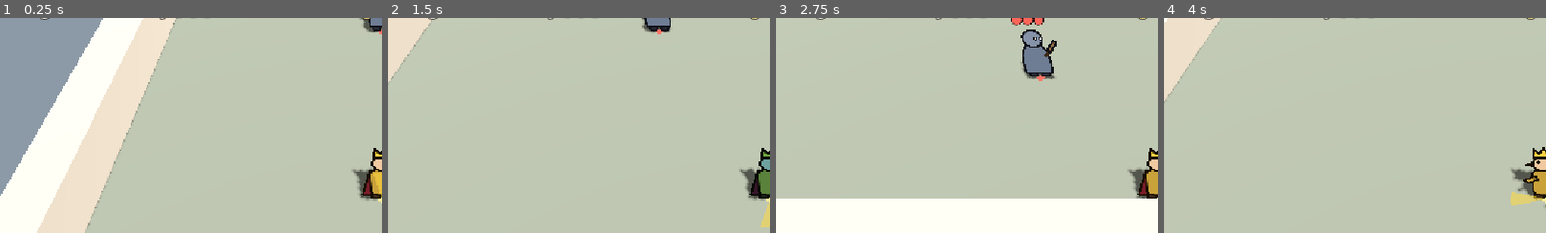
Above: before the commit, frames 1-4 (left to right).
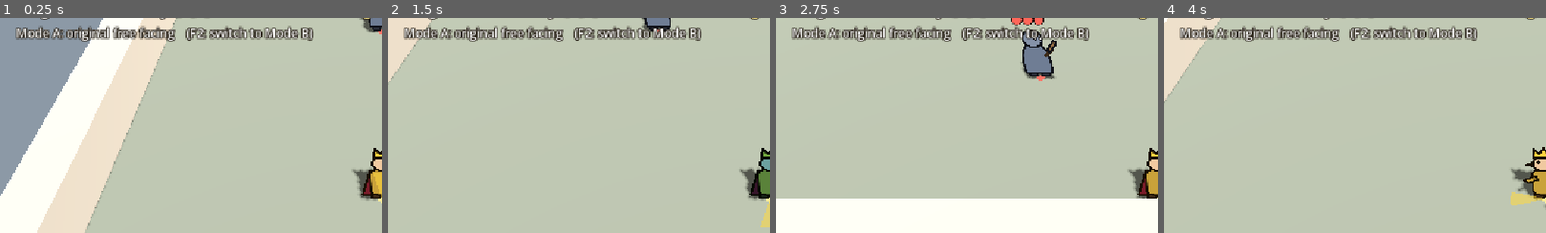
Above: after the commit, the same moments.

Repository: quonkelley/gold-king
Game: Godot game, scene res://game/prototypes/p007_combat_foundation.tscn
The game is run twice, just before and just after one commit, with the same random seed, the same clock (stepped at 60 frames per second) and the same inputs. This scene is started directly instead of the project's main scene.
Inputs (mouse positions are % of the whole screen's width and height, from its top left):
- Up to frame 1 (0.25 s): no input
- Up to frame 2 (1.5 s): tap Enter (ui_accept) at 0.5, 0.77, 1.07 s; move the mouse to (72, 45) at 0.52 s; hold D (move_right) 0.53-1.28 s; tap J (attack) at 0.6 s; click (72, 45) at 0.67 s; tap Shift (dodge) at 0.8, 1.35 s; move the mouse to (30, 55) at 1.27 s; hold S (move_down) from 1.28 s (still down)
- Up to frame 3 (2.75 s): tap Enter (ui_accept) at 1.52, 1.82 s; tap E (interact) at 1.55 s; move the mouse to (60, 28) at 2.02 s; release S (move_down) at 2.03 s; hold D (move_right) from 2.03 s (still down); hold E (interact) from 2.03 s (still down); tap Tab (target_focus) at 2.3 s
- Up to frame 4 (4 s): move the mouse to (45, 70) at 2.77 s; release D (move_right) at 2.78 s; release E (interact) at 2.78 s; hold W (move_up) 2.78-3.53 s; tap Tab (target_focus) at 2.85 s; click (45, 70) at 2.92 s; tap Enter (ui_accept) at 3.02, 3.32, 3.77, 3.8 s; tap Space (ui_select) at 3.05, 3.6 s; move the mouse to (80, 65) at 3.52 s; hold A (move_left) from 3.53 s (still down)
The pictures show only the part of the screen within x 0-50%, y 8-58%; the shares and areas given below are measured in that part.

The runs differ from the first frame. In frame 1, 3.5% of the frame differs, in the area x 4-82%, y 3-12%; in frame 2, 3.3%; in frame 3, 3.3%; in frame 4, 3.4%.

Commit message:
feat: add P007 A/B mode switch, focus marker, mode HUD, and focus comparison logging

Diff:
--- a/game/prototypes/p007_combat_foundation.gd
+++ b/game/prototypes/p007_combat_foundation.gd
@@ -5,6 +5,9 @@
 ## Owns the encounter only: health display, hit/dodge/defeat feedback, win/loss, retry, the
 ## developer diagnostics, and one printed result line per attempt for the Prototype Log.
 ## Retry reloads the scene, so health, positions, timers, and hit records always start fresh.
+## Iteration 1 A/B: Mode A is the original movement-based facing; Mode B makes the King's
+## optional target focus available (Tab / RB). F2 switches mode and restarts the attempt; the
+## mode survives Retry. The result line separates focused from unfocused activity.
 ## Every value is a P007 Prototype Assumption, not final design.
 
 const CombatKing := preload("res://game/prototypes/p007/combat_king.gd")
@@ -13,6 +16,15 @@
 ## Developer-only keys; not input-map actions.
 const DEBUG_KEY: Key = KEY_F3
 const HOLD_ENEMY_KEY: Key = KEY_F4
+## Facilitator key: switch Mode A <-> Mode B and restart the attempt.
+const MODE_KEY: Key = KEY_F2
+
+const MODE_A: String = "A"
+const MODE_B: String = "B"
+## Root-window metadata holding the chosen mode, so it survives reload_current_scene() (Retry).
+## Only P007 reads it; it is absent (Mode A) until F2 is first pressed.
+const MODE_META: StringName = &"p007_control_mode"
+const FOCUS_MARKER_HEIGHT: float = 2.35
 
 const ATTACK_PHASE_NAMES: Array[String] = ["idle", "windup", "ACTIVE", "recovery"]
 const ENEMY_STATE_NAMES: Array[String] = ["idle", "approach", "WINDUP", "STRIKE", "recovery", "defeated"]
@@ -27,6 +39,8 @@
 var hits_taken: int = 0
 ## Metres walked (not dodging), to tell standing-still play from moving play.
 var walked: float = 0.0
+## MODE_A or MODE_B for this attempt.
+var control_mode: String = MODE_A
 
 var _last_king_position: Vector3
 
@@ -36,9 +50,15 @@
 @onready var _prompt_label: Label = $HUD/PromptLabel
 @onready var _debug_label: Label = $HUD/DebugLabel
 @onready var _hit_sound: AudioStreamPlayer = $HitSound
+@onready var _mode_label: Label = $HUD/ModeLabel
+@onready var _focus_marker: Label3D = $FocusMarker
 
 
 func _ready() -> void:
+	control_mode = current_mode(get_tree())
+	# Set before the first physics tick; every attempt starts unfocused.
+	king.focus_available = control_mode == MODE_B
+	king.focus_changed.connect(_on_focus_changed)
 	_last_king_position = king.global_position
 	king.sword_hit.connect(_on_sword_hit)
 	king.damaged.connect(_on_king_damaged)
@@ -49,6 +69,17 @@
 	enemy.defeated.connect(_on_enemy_defeated)
 	_prompt_label.text = "Training encounter"
 	_update_health()
+	_update_focus_feedback()
+
+
+static func current_mode(tree: SceneTree) -> String:
+	return MODE_B if str(tree.root.get_meta(MODE_META, MODE_A)) == MODE_B else MODE_A
+
+
+## Records the other mode and restarts, so a mode never changes in the middle of an attempt.
+func switch_mode() -> void:
+	get_tree().root.set_meta(MODE_META, MODE_A if control_mode == MODE_B else MODE_B)
+	get_tree().reload_current_scene()
 
 
 func _unhandled_input(event: InputEvent) -> void:
@@ -59,7 +90,10 @@
 	var key: InputEventKey = event as InputEventKey
 	if key == null or not key.pressed or key.echo:
 		return
-	if key.physical_keycode == DEBUG_KEY:
+	if key.physical_keycode == MODE_KEY:
+		get_viewport().set_input_as_handled()
+		switch_mode()
+	elif key.physical_keycode == DEBUG_KEY:
 		_debug_label.visible = not _debug_label.visible
 	elif key.physical_keycode == HOLD_ENEMY_KEY:
 		enemy.held = not enemy.held
@@ -76,6 +110,7 @@
 
 
 func _process(_delta: float) -> void:
+	_place_focus_marker()
 	if _debug_label.visible:
 		_debug_label.text = debug_text()
 
@@ -100,7 +135,31 @@
 	_popup(king.global_position, "DODGED", Color(0.55, 0.85, 1.0))
 
 
+func _on_focus_changed(_focused: bool, _reason: String) -> void:
+	_update_focus_feedback()
+
+
+## Marker and HUD line: shown/hidden at once when focus changes, marker follows the target.
+func _update_focus_feedback() -> void:
+	_place_focus_marker()
+	if control_mode == MODE_A:
+		_mode_label.text = "Mode A: original free facing    (F2: switch to Mode B)"
+		_mode_label.modulate = Color.WHITE
+	else:
+		_mode_label.text = "Mode B: target focus Tab / RB  -  %s    (F2: switch to Mode A)" % ("FOCUS ON" if king.focused else "focus off")
+		_mode_label.modulate = Color(0.45, 1.0, 1.0) if king.focused else Color.WHITE
+
+
+func _place_focus_marker() -> void:
+	var target_ok: bool = king.focused and is_instance_valid(king.focus_target)
+	_focus_marker.visible = target_ok
+	if target_ok:
+		_focus_marker.global_position = king.focus_target.global_position + Vector3(0.0, FOCUS_MARKER_HEIGHT, 0.0)
+
+
 func _on_enemy_defeated() -> void:
+	# The King would release focus at the end of this tick; do it now so the result line counts it.
+	king.validate_focus()
 	_finish("victory", "Victory! Enemy defeated.   Retry: R / Back")
 
 
@@ -113,11 +172,27 @@
 		return
 	result = outcome
 	_prompt_label.text = prompt
-	result_line = "P007 encounter | %s | time %.2f s | King health %d/%d | enemy health %d/%d | hits dealt %d | hits taken %d | swings %d | dodges %d | confirmed dodges %d | cancels %d | enemy attacks %d started, %d completed | walked %.1f m | %s" % [
+	result_line = "P007 encounter | %s | time %.2f s | King health %d/%d | enemy health %d/%d | hits dealt %d | hits taken %d | swings %d | dodges %d | confirmed dodges %d | cancels %d | enemy attacks %d started, %d completed | walked %.1f m | %s | %s" % [
 		outcome, elapsed, king.health, king.max_health, enemy.health, enemy.max_health, hits_dealt, hits_taken,
 		king.swings, king.dodges, enemy.dodges_confirmed, king.cancels, enemy.attacks_started, enemy.attacks_completed,
-		walked, tuning_text()]
+		walked, focus_text(), tuning_text()]
 	print(result_line)
+
+
+## Iteration 1 comparison fields. "Mode B" only means focus was available; these say whether the
+## player was actually focused. Mode A always reports zero focused activity.
+func focus_text() -> String:
+	var r: Dictionary = king.focus_releases
+	return "controls %s | focused %.2f of %.2f s | focus acquired %d, released: press %d, range %d, defeat %d, invalid %d, king defeated %d | focused/unfocused: swings %d/%d, sword hits %d/%d, dodges %d/%d, damage taken %d/%d, retreat swings %d/%d, retreat hits %d/%d" % [
+		control_mode, king.focused_time, elapsed, king.focus_acquisitions,
+		r[CombatKing.FOCUS_RELEASE_PRESS], r[CombatKing.FOCUS_RELEASE_RANGE], r[CombatKing.FOCUS_RELEASE_DEFEAT],
+		r[CombatKing.FOCUS_RELEASE_INVALID], r[CombatKing.FOCUS_RELEASE_KING_DEFEATED],
+		king.swings_focused, king.swings - king.swings_focused,
+		king.sword_hits_focused, king.sword_hits - king.sword_hits_focused,
+		king.dodges_focused, king.dodges - king.dodges_focused,
+		king.hits_taken_focused, king.hits_taken - king.hits_taken_focused,
+		king.retreat_swings_focused, king.retreat_swings - king.retreat_swings_focused,
+		king.retreat_hits_focused, king.retreat_hits - king.retreat_hits_focused]
 
 
 func tuning_text() -> String:
@@ -131,6 +206,8 @@
 func debug_text() -> String:
 	var lines: PackedStringArray = PackedStringArray()
 	lines.append("[F3 diagnostics]  time %.2f s%s" % [elapsed, "   ENEMY HELD (F4)" if enemy.held else ""])
+	lines.append("Mode %s | focus %s%s" % [control_mode, "ON" if king.focused else "off",
+		" (%.2f m)" % king.ground_distance_to(enemy) if is_instance_valid(enemy) else ""])
 	lines.append("King: sword %s %.2f s | facing %d | attack dir (%.2f, %.2f)" % [
 		ATTACK_PHASE_NAMES[king.attack_phase], king.attack_elapsed, king.facing_index, king.attack_dir.x, king.attack_dir.z])
 	lines.append("      dodge %s%s %.2f s | cooldown %.2f s | health %d/%d" % [
@@ -142,6 +219,7 @@
 	var gap: Vector3 = enemy.global_position - king.global_position
 	lines.append("Distance %.2f m | swings %d hits %d | dodges %d confirmed %d cancels %d | taken %d" % [
 		Vector2(gap.x, gap.z).length(), king.swings, hits_dealt, king.dodges, enemy.dodges_confirmed, king.cancels, hits_taken])
+	lines.append(focus_text().replace(" | ", "\n"))
 	lines.append(tuning_text().replace(" | ", "\n"))
 	return "\n".join(lines)
 
--- a/game/prototypes/p007_combat_foundation.tscn
+++ b/game/prototypes/p007_combat_foundation.tscn
@@ -81,6 +81,17 @@
 stream = ExtResource("6_hit")
 volume_db = -3.0
 
+[node name="FocusMarker" type="Label3D" parent="."]
+visible = false
+pixel_size = 0.006
+billboard = 1
+no_depth_test = true
+modulate = Color(0.3, 0.95, 1, 1)
+outline_modulate = Color(0, 0.08, 0.12, 1)
+text = "▼"
+font_size = 72
+outline_size = 14
+
 [node name="HUD" type="CanvasLayer" parent="."]
 
 [node name="HealthLabel" type="Label" parent="HUD"]
@@ -125,6 +136,17 @@
 theme_override_font_sizes/font_size = 16
 text = "Move: WASD / arrows / left stick    Attack: J / Space / X(west)    Dodge: Left Shift / B(east)    Retry: R / Back    Debug: F3 / hold enemy: F4"
 
+[node name="ModeLabel" type="Label" parent="HUD"]
+offset_left = 24.0
+offset_top = 60.0
+offset_right = 824.0
+offset_bottom = 90.0
+theme_override_colors/font_color = Color(1, 1, 1, 1)
+theme_override_colors/font_outline_color = Color(0.1, 0.07, 0.03, 1)
+theme_override_constants/outline_size = 6
+theme_override_font_sizes/font_size = 18
+text = "Mode A: original free facing    (F2: switch to Mode B)"
+
 [node name="DebugLabel" type="Label" parent="HUD"]
 visible = false
 offset_left = 24.0
--- a/tests/p007_regression.gd
+++ b/tests/p007_regression.gd
@@ -144,6 +144,8 @@
 	await test_focus_facing()
 	await test_focus_sword()
 	await test_focus_dodge()
+	await test_focus_inputs()
+	await test_focus_mode_and_logging()
 	print("\n%d passed, %d failed" % [passes, fails])
 	quit(0 if fails == 0 else 1)
 
@@ -1281,3 +1283,118 @@
 	check(not k.try_dodge(Vector2(1, 0)), "focused: cooldown still blocks at 0.683 s")
 	await wait(1)
 	check(k.try_dodge(Vector2(1, 0)), "focused: dodge accepted at 0.70 s")
+
+
+## Presses F2 (mode switch) and waits for the reloaded scene.
+func switch_mode_with_key() -> bool:
+	var old_id: int = current_scene.get_instance_id()
+	await press_key(KEY_F2)
+	for i in 30:
+		await process_frame
+		if current_scene != null and current_scene.get_instance_id() != old_id and current_scene.is_node_ready():
+			await physics_frame
+			return true
+	return false
+
+
+func test_focus_inputs() -> void:
+	print("-- target_focus input isolation")
+	check(events_of("target_focus") == ["key:%d" % KEY_TAB, "joy:%d" % JOY_BUTTON_RIGHT_SHOULDER], "target_focus = Tab + gamepad RB")
+	var overlaps: bool = false
+	for ev: InputEvent in InputMap.action_get_events("target_focus"):
+		for action: String in ["ui_accept", "ui_cancel", "ui_select", "attack", "strike", "dodge", "interact", "restart_test"]:
+			if InputMap.action_has_event(action, ev):
+				overlaps = true
+	check(not overlaps, "target_focus shares no event with UI confirm/cancel or any gameplay action")
+	await load_fresh()
+	var focusable: Array[String] = []
+	for c: Node in scene().find_children("*", "Control", true, false):
+		if (c as Control).focus_mode != Control.FOCUS_NONE:
+			focusable.append(String(c.name))
+	check(focusable.is_empty(), "no focusable Control in the P007 scene, so Tab (also ui_focus_next) moves no GUI focus")
+	var files: Array[String] = []
+	for dir_path: String in ["res://game/player", "res://game/prototypes", "res://game/prototypes/p002", "res://game/prototypes/p003", "res://game/prototypes/p004", "res://game/prototypes/p006", "res://tests"]:
+		for f: String in DirAccess.get_files_at(dir_path):
+			if f.ends_with(".gd") and not f.begins_with("p007"):
+				files.append(dir_path + "/" + f)
+	var readers: Array[String] = []
+	for f: String in files:
+		if FileAccess.get_file_as_string(f).contains("target_focus") or FileAccess.get_file_as_string(f).contains("p007_control_mode"):
+			readers.append(f)
+	check(files.size() >= 20 and readers.is_empty(), "no historical script reads target_focus or the P007 mode (%d files scanned)" % files.size())
+
+
+func test_focus_mode_and_logging() -> void:
+	print("-- A/B mode switch, focus marker and HUD, comparison logging")
+	root.remove_meta(&"p007_control_mode")
+	await load_fresh()
+	var mode_label: Label = scene().get_node("HUD/ModeLabel")
+	var marker: Label3D = scene().get_node("FocusMarker")
+	check(scene().control_mode == "A" and not king().focus_available and not root.has_meta(&"p007_control_mode"), "the experiment starts in Mode A")
+	check(mode_label.text.begins_with("Mode A") and not marker.visible, "HUD shows Mode A; no focus marker")
+	# F2 mid-fight: switches to Mode B and restarts the attempt.
+	enemy().take_sword_hit()
+	king().take_enemy_hit(1)
+	check(await switch_mode_with_key(), "F2 reloads the encounter")
+	check(scene().control_mode == "B" and king().focus_available and not king().focused, "F2 switched to Mode B; the new attempt starts unfocused")
+	check_fresh("after F2")
+	mode_label = scene().get_node("HUD/ModeLabel")
+	marker = scene().get_node("FocusMarker")
+	check(mode_label.text.begins_with("Mode B") and mode_label.text.contains("focus off") and not marker.visible, "HUD shows Mode B with focus off")
+	# Scripted Mode B attempt with known focused / unfocused activity.
+	var root_node: Node = scene()
+	var k: Variant = king()
+	var e: Variant = enemy()
+	await place(Vector3(0, 0, 2), Vector3(0, 0, 1))
+	await face(6)
+	await tap("attack")
+	await wait(26)
+	await tap("target_focus")
+	await process_frame
+	check(k.focused and mode_label.text.contains("FOCUS ON") and marker.visible, "focused: HUD says FOCUS ON and the marker is shown")
+	check(marker.global_position.distance_to(e.global_position + Vector3(0, 2.35, 0)) < 0.01, "marker sits above the focused enemy")
+	await tap("attack")
+	await wait(26)
+	check(k.try_dodge(Vector2(1, 0)), "focused dodge")
+	await wait(20)
+	k.take_enemy_hit(1)
+	await tap("target_focus")
+	check(not k.focused and not marker.visible and mode_label.text.contains("focus off"), "release hides the marker at once")
+	await wait(30)
+	check(k.try_dodge(Vector2(-1, 0)), "unfocused dodge")
+	await wait(20)
+	k.take_enemy_hit(1)
+	await place(Vector3(0, 0, 2), Vector3(0, 0, 1))
+	await tap("target_focus")
+	await tap("attack")
+	await wait(26)
+	await process_frame
+	check(root_node.result == "victory" and not k.focused and not marker.visible, "victory while focused: focus released, marker hidden")
+	var line: String = root_node.result_line
+	print("INFO  ", line)
+	check(line.contains("| controls B |"), "result line records Mode B")
+	check(line.contains("focus acquired 2, released: press 1, range 0, defeat 1, invalid 0, king defeated 0"), "result line counts acquisitions and releases by reason")
+	check(line.contains("swings 2/1") and line.contains("sword hits 2/1") and line.contains("dodges 1/1") and line.contains("damage taken 1/1"), "result line splits focused/unfocused swings, hits, dodges, damage")
+	check(k.swings == 3 and root_node.hits_dealt == k.sword_hits and k.sword_hits == 3 and root_node.hits_taken == k.hits_taken and k.hits_taken == 2 and k.dodges == 2, "split counters reconcile with the encounter totals")
+	check(k.focused_time > 0.0 and k.focused_time < root_node.elapsed, "focused time is part of the attempt time (%.2f of %.2f s)" % [k.focused_time, root_node.elapsed])
+	# Retry keeps the mode.
+	check(await retry_with_key(), "R reloads in Mode B")
+	check(scene().control_mode == "B" and king().focus_available and not king().focused, "Retry keeps Mode B and starts unfocused")
+	check_fresh("Mode B retry")
+	# Back to Mode A: zero focused activity even if Tab is pressed.
+	check(await switch_mode_with_key(), "F2 again")
+	check(scene().control_mode == "A" and not king().focus_available, "F2 switched back to Mode A")
+	root_node = scene()
+	k = king()
+	await place(Vector3(0, 0, 2), Vector3(0, 0, 1))
+	await face(6)
+	for i in 3:
+		await tap("target_focus")
+		await tap("attack")
+		await wait(26)
+	line = root_node.result_line
+	check(root_node.result == "victory" and line.contains("| controls A |") and line.contains("focused 0.00 of"), "Mode A result line: controls A, zero focused time")
+	check(line.contains("focus acquired 0,") and line.contains("swings 0/3") and line.contains("sword hits 0/3") and k.focus_acquisitions == 0, "Mode A has zero focused activity")
+	root.remove_meta(&"p007_control_mode")
+	await load_fresh()
+	check(scene().control_mode == "A", "mode metadata cleared after the test (no state left for later tests)")
